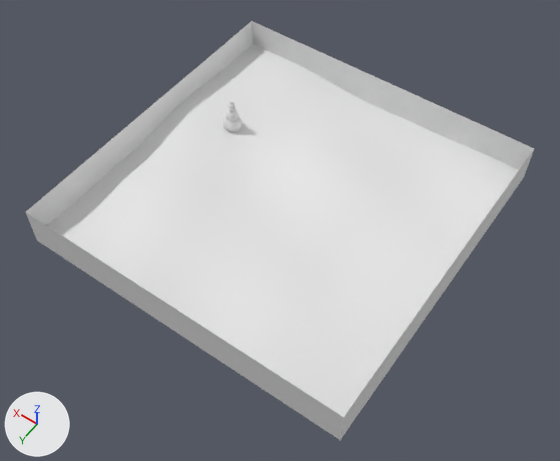
A saved change to the glTF model public/models/chrimbas.glb.
One viewpoint serves both versions: a 50 mm camera at (-4.9, 26.8, 27.5) aimed at (7.6, 9.3, 0.0). The axes (+X, +Y, +Z) are drawn at lower left. The lights are the same throughout. Where no turn or scale is listed for an object, it has been applied to the vertices.

The first picture shows 'Body', 'Fences', 'Floor'.
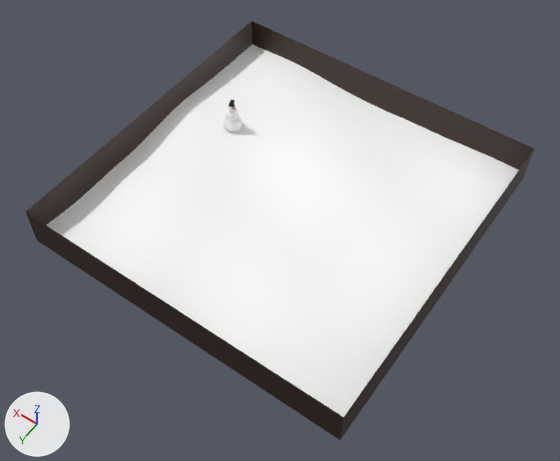
Boxes (x1, y1, x2, y2) around the edits, measured in the pictures (560 x 461 px):
```json
{"object": "Floor", "change": "recoloured", "before": [46, 44, 519, 417], "after": [46, 44, 519, 417]}
{"object": "Fences", "change": "recoloured", "before": [26, 21, 534, 440], "after": [26, 21, 534, 440]}
{"object": "Body", "change": "recoloured", "before": [223, 105, 242, 132], "after": [223, 105, 242, 132]}
```

Scene script edits in JSON lines:
```json
{"op": "add", "block": "mat_snow", "code": ["mat_snow = principled_material('Snow')", "mat_snow.base_color = (1.0, 1.0, 1.0)  # white #ffffff"]}
{"op": "add", "block": "mat_fence", "code": ["mat_fence = principled_material('Fence')", "mat_fence.base_color = (0.0319, 0.0103, 0.00243)  # brown #321a08"]}
{"block": "me_plane", "where": "me_plane.from_pydata(...)  # 10404 vertices, 20402 faces; spans x -8.0..8.0, y -8.0..8.0, z 0.0..0.7"}
{"op": "add", "block": "me_plane", "code": "me_plane.materials.append(mat_snow)  # white #ffffff"}
{"block": "me_plane_004", "where": "me_plane_004.from_pydata(...)  # 16 vertices, 8 faces; spans x -8.0..8.0, y -16.0..0.0, z -1.0..1.0"}
{"op": "add", "block": "me_plane_004", "code": "me_plane_004.materials.append(mat_fence)  # brown #321a08"}
{"block": "me_icosphere_008", "where": "me_icosphere_008.from_pydata(...)  # 7686 vertices, 15360 faces; spans x -0.46..0.46, y -0.46..0.46, z -0.46..1.18"}
{"op": "add", "block": "me_icosphere_008", "code": "me_icosphere_008.materials.append(mat_snow)  # white #ffffff"}
```
